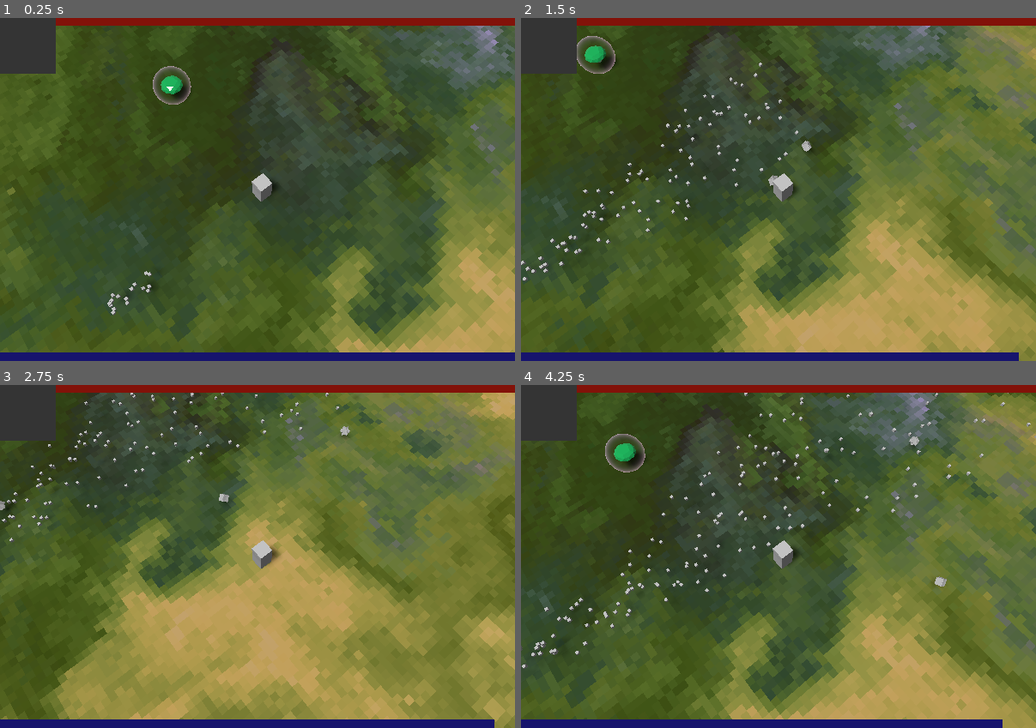
Above: before the commit, frames 1-4 (two rows, left to right).
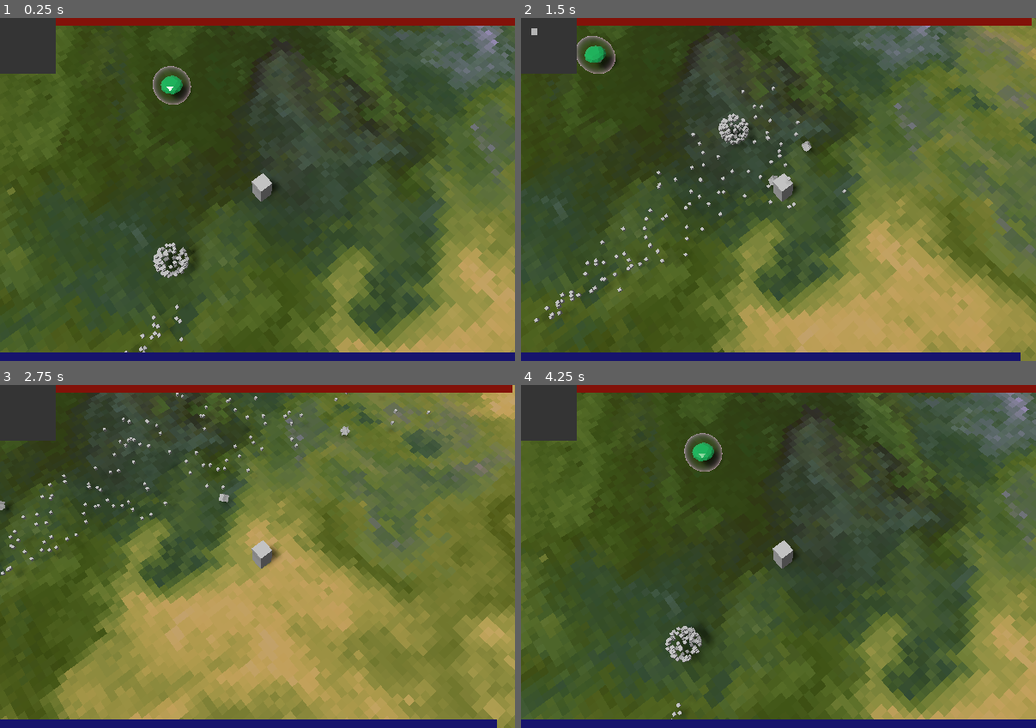
Above: after the commit, the same moments.

Repository: DominicSimone/particle-wizard
Game: Godot game, scene res://main.tscn
Same seed, same stepped clock (60 frames per second), same inputs: the game is played once before the commit and once after it.
Inputs (mouse positions are in pixels of both pictures, inside the frame that each line leads up to):
- Up to frame 1 (0.25 s): no input
- Up to frame 2 (1.5 s): move the mouse to (891, 172) at 0.52 s; hold D (move_right) 0.53-1.28 s; click (891, 172) at 0.67 s; move the mouse to (675, 206) at 1.27 s; hold S (move_backward) from 1.28 s (still down); click (675, 206) at 1.42 s
- Up to frame 3 (2.75 s): move the mouse to (309, 481) at 2.02 s; release S (move_backward) at 2.03 s; hold D (move_right) from 2.03 s (still down); click (309, 481) at 2.17 s
- Up to frame 4 (4.25 s): move the mouse to (752, 625) at 2.77 s; release D (move_right) at 2.78 s; hold W (move_forward) 2.78-3.53 s; click (752, 625) at 2.92 s; move the mouse to (933, 607) at 3.52 s; hold A (move_left) from 3.53 s (still down); click (933, 607) at 3.67 s; tap R (reset, bound only after the commit) at 4.15 s

The runs differ from the first frame. In frame 1, 0.8% of the frame differs, in the area x 20-39%, y 65-98%; in frame 2, 1.7%; in frame 3, 1.2%; in frame 4, 46%, in the area x 0-100%, y 2-100%.

Commit message:
Bug fixes, game over screen/restart, shader learnings

Diff:
--- a/main.tscn
+++ b/main.tscn
@@ -1,10 +1,10 @@
-[gd_scene load_steps=29 format=2]
+[gd_scene load_steps=28 format=2]
 
 [ext_resource path="res://textures/temp ground.png" type="Texture" id=1]
 [ext_resource path="res://scripts/PlayerController.gd" type="Script" id=2]
 [ext_resource path="res://scripts/Enemy.gd" type="Script" id=3]
 [ext_resource path="res://scripts/ParticleCollisions.gd" type="Script" id=4]
-[ext_resource path="res://shaders/beam.gdshader" type="Shader" id=5]
+[ext_resource path="res://shaders/particle.gdshader" type="Shader" id=5]
 [ext_resource path="res://scripts/ParticleEntity.gd" type="Script" id=6]
 [ext_resource path="res://scripts/MainUI.gd" type="Script" id=7]
 [ext_resource path="res://Shield.tscn" type="PackedScene" id=8]
@@ -55,6 +55,7 @@
 [sub_resource type="CubeMesh" id=1]
 
 [sub_resource type="ShaderMaterial" id=16]
+resource_local_to_scene = true
 shader = ExtResource( 5 )
 shader_param/direction = Vector3( 0, 0, -1 )
 shader_param/spread = 15.0
@@ -103,17 +104,47 @@
 material = SubResource( 13 )
 size = Vector3( 0.2, 0.2, 0.2 )
 
-[sub_resource type="ParticlesMaterial" id=6]
-lifetime_randomness = 0.25
-emission_shape = 1
-emission_sphere_radius = 1.0
-spread = 180.0
-flatness = 0.5
-gravity = Vector3( 0, 0, 0 )
-initial_velocity = 2.0
-initial_velocity_random = 1.0
-radial_accel = -5.0
-radial_accel_random = 1.0
+[sub_resource type="ShaderMaterial" id=46]
+shader = ExtResource( 5 )
+shader_param/direction = Vector3( 0, 0, -1 )
+shader_param/spread = 0.0
+shader_param/flatness = 0.5
+shader_param/initial_linear_velocity = 10.0
+shader_param/initial_angle = 0.0
+shader_param/angular_velocity = 0.0
+shader_param/orbit_velocity = 0.0
+shader_param/linear_accel = 0.0
+shader_param/radial_accel = 0.0
+shader_param/tangent_accel = 0.0
+shader_param/damping = 0.0
+shader_param/scale = 1.0
+shader_param/hue_variation = 0.0
+shader_param/anim_speed = 0.0
+shader_param/anim_offset = 0.0
+shader_param/initial_linear_velocity_random = 0.0
+shader_param/initial_angle_random = 0.0
+shader_param/angular_velocity_random = 0.0
+shader_param/orbit_velocity_random = 0.0
+shader_param/linear_accel_random = 0.0
+shader_param/radial_accel_random = 0.0
+shader_param/tangent_accel_random = 0.0
+shader_param/damping_random = 1.0
+shader_param/scale_random = 0.0
+shader_param/hue_variation_random = 0.0
+shader_param/anim_speed_random = 0.0
+shader_param/anim_offset_random = 0.0
+shader_param/lifetime_randomness = 0.5
+shader_param/emission_sphere_radius = 1.0
+shader_param/color_value = Color( 1, 1, 1, 1 )
+shader_param/trail_divisor = 1
+shader_param/gravity = Vector3( 0, -1e-06, 0 )
+shader_param/particle_collider_0 = Plane( 0, 0, 0, 0 )
+shader_param/particle_collider_1 = null
+shader_param/particle_collider_2 = null
+shader_param/particle_collider_3 = null
+shader_param/gravity_point = Plane( 0, 0, 0, 0 )
+shader_param/vp_size = 8
+shader_param/sectors = Vector2( 2, 2 )
 
 [sub_resource type="SpatialMaterial" id=11]
 vertex_color_use_as_albedo = true
@@ -121,15 +152,6 @@
 [sub_resource type="CubeMesh" id=5]
 material = SubResource( 11 )
 size = Vector3( 0.2, 0.2, 0.2 )
-
-[sub_resource type="ParticlesMaterial" id=12]
-emission_shape = 1
-emission_sphere_radius = 0.5
-direction = Vector3( 0, 0, -1 )
-spread = 15.0
-flatness = 0.5
-gravity = Vector3( 0, 0, 0 )
-initial_velocity = 15.0
 
 [sub_resource type="SpatialMaterial" id=45]
 albedo_color = Color( 0.14902, 0.917647, 0.478431, 1 )
@@ -244,6 +266,42 @@
 near = 0.02
 far = 232.8
 
+[node name="Game Over" type="Control" parent="Control"]
+visible = false
+anchor_right = 1.0
+anchor_bottom = 1.0
+
+[node name="ColorRect" type="ColorRect" parent="Control/Game Over"]
+anchor_right = 1.0
+anchor_bottom = 1.0
+color = Color( 0.247059, 0.231373, 0.231373, 0.815686 )
+
+[node name="RichTextLabel" type="RichTextLabel" parent="Control/Game Over"]
+anchor_left = 0.316667
+anchor_top = 0.3175
+anchor_right = 0.695
+anchor_bottom = 0.4275
+bbcode_enabled = true
+bbcode_text = "[shake rate=5 level=2][fade start=1 length=14][center][color=red]Game Over[/color][/center][/fade][/shake]"
+tab_size = 0
+text = "Game Over"
+fit_content_height = true
+scroll_active = false
+__meta__ = {
+"_edit_use_anchors_": true
+}
+
+[node name="Button" type="Button" parent="Control/Game Over"]
+anchor_left = 0.445
+anchor_top = 0.6
+anchor_right = 0.566667
+anchor_bottom = 0.65
+text = "Restart"
+flat = true
+__meta__ = {
+"_edit_use_anchors_": true
+}
+
 [node name="Ground" type="Sprite3D" parent="."]
 transform = Transform( 1, 0, 0, 0, -4.37114e-08, 1, 0, -1, -4.37114e-08, 0, 0, 0 )
 pixel_size = 0.5
@@ -293,7 +351,7 @@
 script = ExtResource( 11 )
 
 [node name="BeamShader" type="Particles" parent="."]
-transform = Transform( 1, 0, 0, 0, 1, 0, 0, 0, 1, 0.309655, 1.02217, 12.9406 )
+transform = Transform( 1, 0, 0, 0, 1, 0, 0, 0, 1, 3.46678, 1.02217, 12.9406 )
 layers = 3
 amount = 200
 lifetime = 3.0
@@ -303,26 +361,17 @@
 draw_pass_1 = SubResource( 14 )
 script = ExtResource( 6 )
 
-[node name="MovingBallProcessMaterial" type="Particles" parent="."]
-transform = Transform( 1, 0, 0, 0, 1, 0, 0, 0, 1, -16.2404, 2.66811, 3.69062 )
+[node name="BallShader" type="Particles" parent="."]
+transform = Transform( 1, 0, 0, 0, 1, 0, 0, 0, 1, 0.37387, 1.36184, 10.1825 )
 layers = 3
-emitting = false
-amount = 202
-lifetime = 10.0
-one_shot = true
-explosiveness = 0.5
-process_material = SubResource( 6 )
+amount = 103
+lifetime = 5.0
+explosiveness = 1.0
+visibility_aabb = AABB( -12.5836, -4, -11.4773, 25.1672, 8, 22.9547 )
+local_coords = false
+process_material = SubResource( 46 )
 draw_pass_1 = SubResource( 5 )
-
-[node name="BeamProcessMaterial" type="Particles" parent="."]
-transform = Transform( 1, 0, 0, 0, 1, 0, 0, 0, 1, -26.0677, 1.02217, 6.08643 )
-visible = false
-cast_shadow = 0
-amount = 200
-lifetime = 3.0
-local_coords = false
-process_material = SubResource( 12 )
-draw_pass_1 = SubResource( 14 )
+script = ExtResource( 6 )
 
 [node name="Enemy" type="Area" parent="."]
 transform = Transform( 1, 0, 0, 0, 1, 0, 0, 0, 1, -11.3508, 1.1649, 0 )
@@ -347,6 +396,8 @@
 anims/RESET = SubResource( 38 )
 anims/Spin = SubResource( 39 )
 
+[connection signal="pressed" from="Control/Game Over/Button" to="Control" method="_on_Button_pressed"]
+[connection signal="toggled" from="Control/Game Over/Button" to="Control" method="_on_Button_toggled"]
 [connection signal="input_event" from="Ground/StaticBody" to="Player" method="_on_StaticBody_input_event"]
 [connection signal="hit" from="Player/ParticleCollider" to="Player" method="_on_ParticleCollider_hit"]
 [connection signal="body_entered" from="Enemy" to="Enemy" method="_on_Enemy_body_entered"]
--- a/project.godot
+++ b/project.godot
@@ -179,6 +179,11 @@
 , Object(InputEventKey,"resource_local_to_scene":false,"resource_name":"","device":0,"alt":false,"shift":false,"control":false,"meta":false,"command":false,"pressed":false,"scancode":16777233,"physical_scancode":0,"unicode":0,"echo":false,"script":null)
  ]
 }
+reset={
+"deadzone": 0.5,
+"events": [ Object(InputEventKey,"resource_local_to_scene":false,"resource_name":"","device":0,"alt":false,"shift":false,"control":false,"meta":false,"command":false,"pressed":false,"scancode":0,"physical_scancode":82,"unicode":0,"echo":false,"script":null)
+ ]
+}
 
 [physics]
 
--- a/scripts/Enemy.gd
+++ b/scripts/Enemy.gd
@@ -1,30 +1,13 @@
 extends Spatial
 
 export var max_health: float
+export var ai: String = "debug_machine"
 onready var health := max_health
+var knowledge := EntityKnowledge.new()
 var state: State
 
 func _ready() -> void:
-	state = SMBuilder.build({
-		"start": [
-			[Talk.new(["Greetings, cowards."])],
-			{
-				"shimmy": [Timed.new(1)]
-			}
-		],
-		"shimmy": [
-			[Shimmy.new(3, 0.5)],
-			{
-				"stop_and_shoot": [Timed.new(10), RandomChance.new(0.1)]
-			}
-		],
-		"stop_and_shoot": [
-			[Cast.new(preload("res://PlayerShot.tscn"), 0, 1)],
-			{
-				"shimmy": [Timed.new(1.5)]
-			}
-		]
-	})
+	state = SMBuilder.get_state_machine(ai)
 	state.on_entry(self)
 
 func change_state(type: int, payload):
@@ -35,10 +18,11 @@
 		state.on_entry(self)
 
 func _process(delta: float) -> void:
-	state.act(delta)
+	state.act(delta, knowledge)
 	change_state(EEvent.Types.TIME_DELTA, delta)
 
 func _on_Enemy_body_entered(body: Node) -> void:
+	knowledge.health_percent = health / max_health
 	health -= 1
 	change_state(EEvent.Types.ON_HIT, 1)
 	body.queue_free()
--- a/scripts/EntityKnowledge.gd
+++ b/scripts/EntityKnowledge.gd
@@ -1,3 +1,5 @@
 class_name EntityKnowledge
 
-var target: Vector3
+var health_percent: float = 1
+var known_target: bool = false
+var target: Vector3 = Vector3(0, 0, 0)
--- a/scripts/EntityManager.gd
+++ b/scripts/EntityManager.gd
@@ -10,6 +10,8 @@
 # For passing this info on to newly spawned particle colliders
 var _vp_size: int
 var _sectors: Vector2
+
+
 
 func updateViewportShaderParams(vp_size: int, sectors: Vector2):
 	_vp_size = vp_size
@@ -63,3 +65,20 @@
 # Called every frame. 'delta' is the elapsed time since the previous frame.
 func _process(delta: float) -> void:
 	updateParticleUniforms()
+
+func reset():
+	print("Resetting entity manager...")
+	# Need to reset shader params or they will carry over between restarts
+	for particleSpawner in _particleSpawner.values():
+		particleSpawner.process_material.set_shader_param("gravity_point", Rect2(0, 0, 0, 0))
+		for i in 4:
+			particleSpawner.process_material.set_shader_param("particle_collider_" + String(i), Rect2(0, 0, 0, 0))
+
+	# Now can clear all entity information so we don't have dangling references, they will all be
+	# re-registered in respective _ready functions
+	_particleColliders = {}
+	_particleSpawner = {}
+	_gravityPoints = {}
+	colliderCount = 0
+	particleCount = 0
+	gravCount = 0
--- a/scripts/MainUI.gd
+++ b/scripts/MainUI.gd
@@ -3,6 +3,7 @@
 onready var mana_anim: AnimationPlayer = get_node("Mana/AnimationPlayer")
 onready var health_bar: ProgressBar = get_node("Health")
 onready var mana_bar: ProgressBar = get_node("Mana")
+onready var game_over_screen: Control = get_node("Game Over")
 
 func set_mana(v: float):
 	mana_bar.value = v
@@ -13,3 +14,15 @@
 func not_enough_mana():
 	mana_anim.seek(0)
 	mana_anim.play("Low_Mana")
+
+func game_over():
+	game_over_screen.visible = true
+
+func _on_Button_pressed() -> void:
+	EntityManager.reset()
+	get_tree().reload_current_scene()
+
+func _input(event: InputEvent) -> void:
+	if event.is_action_pressed("reset"):
+		EntityManager.reset()
+		get_tree().reload_current_scene()
--- a/scripts/ParticleEntity.gd
+++ b/scripts/ParticleEntity.gd
@@ -2,6 +2,16 @@
 
 var handle: int
 
+# Development steps:
+# Make new Particles, Local coords required
+# Convert to shader material
+# load particle shader, shader params should already be populated
+
+# Debugging steps:
+# Make sure Visibility AABB is large enough to include the collider camera in it
+# Make sure the particle has the right shader on it
+
 # Called when the node enters the scene tree for the first time.
 func _ready() -> void:
-	handle = EntityManager.registerParticleSpawner(self)
+	if visible:
+		handle = EntityManager.registerParticleSpawner(self)
--- a/scripts/PlayerController.gd
+++ b/scripts/PlayerController.gd
@@ -17,7 +17,15 @@
 var mana: float = 100
 var mana_recycle_ratio: float = 0.25
 
+var alive := true
+
 func _process(delta):
+	if health < 0:
+		if alive:
+			ui.game_over()
+			pass
+		alive = false
+		return
 	update_ui()
 	movement(delta)
 	mana_cost(delta)
@@ -58,7 +66,7 @@
 func cast_grav(target):
 	if grav_ball == null:
 		grav_ball = grav_scene.instance()
-		get_tree().root.add_child(grav_ball)
+		get_parent().add_child(grav_ball)
 	if grav_out:
 		retrieve_ball()
 	else:
@@ -68,7 +76,7 @@
 	if mana > shot_cost:
 		mana -= shot_cost
 		var new_shot = shot_scene.instance()
-		get_tree().root.add_child(new_shot)
+		get_parent().add_child(new_shot)
 		new_shot.translation = translation
 		new_shot.set_target(target)
 	else:
@@ -85,7 +93,7 @@
 	grav_ball.visible = false
 
 func _on_StaticBody_input_event(camera: Node, event: InputEvent, position: Vector3, normal: Vector3, shape_idx: int) -> void:
-	if event is InputEventMouseButton:
+	if alive and event is InputEventMouseButton:
 		if event.pressed:
 			if event.button_index == BUTTON_RIGHT:
 				cast_grav(position)
--- a/scripts/state machine/Behavior.gd
+++ b/scripts/state machine/Behavior.gd
@@ -8,6 +8,5 @@
 func reset():
 	pass
 
-# TODO pass in EntityKnowledge
-func act(delta: float):
+func act(delta: float, entityKnowledge: EntityKnowledge):
 	pass
--- a/scripts/state machine/State.gd
+++ b/scripts/state machine/State.gd
@@ -1,6 +1,6 @@
 class_name State
 
-var name:= "Unnamed"
+var name := "Unnamed"
 var behaviors: Array = []
 var transitions: Array = []
 var dirty := false
@@ -12,7 +12,7 @@
 func evaluate(e_event, payload):
 	for transition in transitions:
 		if transition.evaluate(e_event, payload):
-			print("Transitioning to ", transition.to_state.name)
+#			print("Transitioning to ", transition.to_state.name)
 			return transition.to_state
 	return null
 
@@ -33,7 +33,6 @@
 	for transition in transitions:
 		transition.reset()
 
-# TODO Should also include a 'EntityKnowledge' data payload as well
-func act(delta: float):
+func act(delta: float, entityKnowledge: EntityKnowledge):
 	for behavior in behaviors:
-		behavior.act(delta)
+		behavior.act(delta, entityKnowledge)
--- a/scripts/state machine/StateMachineBuilder.gd
+++ b/scripts/state machine/StateMachineBuilder.gd
@@ -51,3 +51,30 @@
 		return state_map["start"]
 	else:
 		return state_map.values()[0]
+
+
+static func get_state_machine(identifier: String):
+	match identifier:
+		"debug_machine": return debug_machine()
+
+static func debug_machine():
+	return build({
+		"start": [
+			[Talk.new(["Greetings, cowards."])],
+			{
+				"shimmy": [Timed.new(1)]
+			}
+		],
+		"shimmy": [
+			[Shimmy.new(3, 0.5)],
+			{
+				"stop_and_shoot": [Timed.new(10), RandomChance.new(0.1)]
+			}
+		],
+		"stop_and_shoot": [
+			[Cast.new(preload("res://PlayerShot.tscn"), 0, 1)],
+			{
+				"shimmy": [Timed.new(1.5)]
+			}
+		]
+	})
--- a/scripts/state machine/behaviors/Cast.gd
+++ b/scripts/state machine/behaviors/Cast.gd
@@ -13,16 +13,16 @@
 	initial_delay = init_delay
 	delay = del
 
-func act(delta):
+func act(delta: float, entityKnowledge: EntityKnowledge):
 	internal_timer += delta
 	if can_cast and internal_timer > initial_delay:
-		# TODO Get targeting information
+		# TODO Use targeting information
 		var spell = spell_scene.instance()
-		spatial.get_tree().root.add_child(spell)
+		spatial.get_parent().add_child(spell)
 		spell.translation = spatial.translation
 		spell.set_target(Vector3(0, 0, 0))
 
-		print("Blam! Take this! I cast ", spell_scene)
+#		print("Blam! Take this! I cast ", spell_scene)
 		can_cast = false
 	if delay > 0 and internal_timer > delay:
 		can_cast = true
--- a/scripts/state machine/behaviors/Shimmy.gd
+++ b/scripts/state machine/behaviors/Shimmy.gd
@@ -12,7 +12,7 @@
 	speed = spd
 	change_dir_time = dir_time
 
-func act(delta: float):
+func act(delta: float, entityKnowledge: EntityKnowledge):
 	internal_timer += delta
 	if internal_timer > change_dir_time:
 		internal_timer = 0
--- a/scripts/state machine/behaviors/Talk.gd
+++ b/scripts/state machine/behaviors/Talk.gd
@@ -6,7 +6,7 @@
 func _init(t: Array) -> void:
 	texts = t
 
-func act(delta: float):
+func act(delta: float, entityKnowledge: EntityKnowledge):
 	if not talked:
 		print(Util.rand_array(texts))
 		talked = true
Not shown, added: ScreenShots/.gdignore
Binary file added: ScreenShots/Decay_GSS_1080p.jpg
Binary file added: ScreenShots/Decay_GSS_4K.jpg
Renamed: shaders/beam.gdshader -> shaders/particle.gdshader
